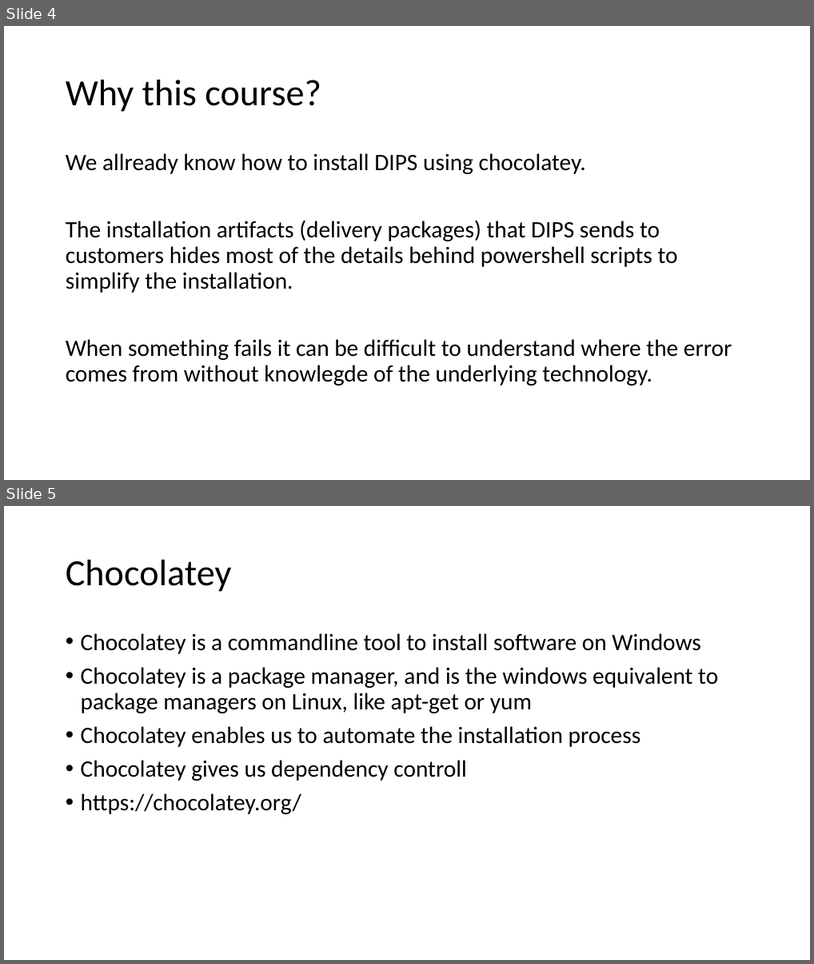
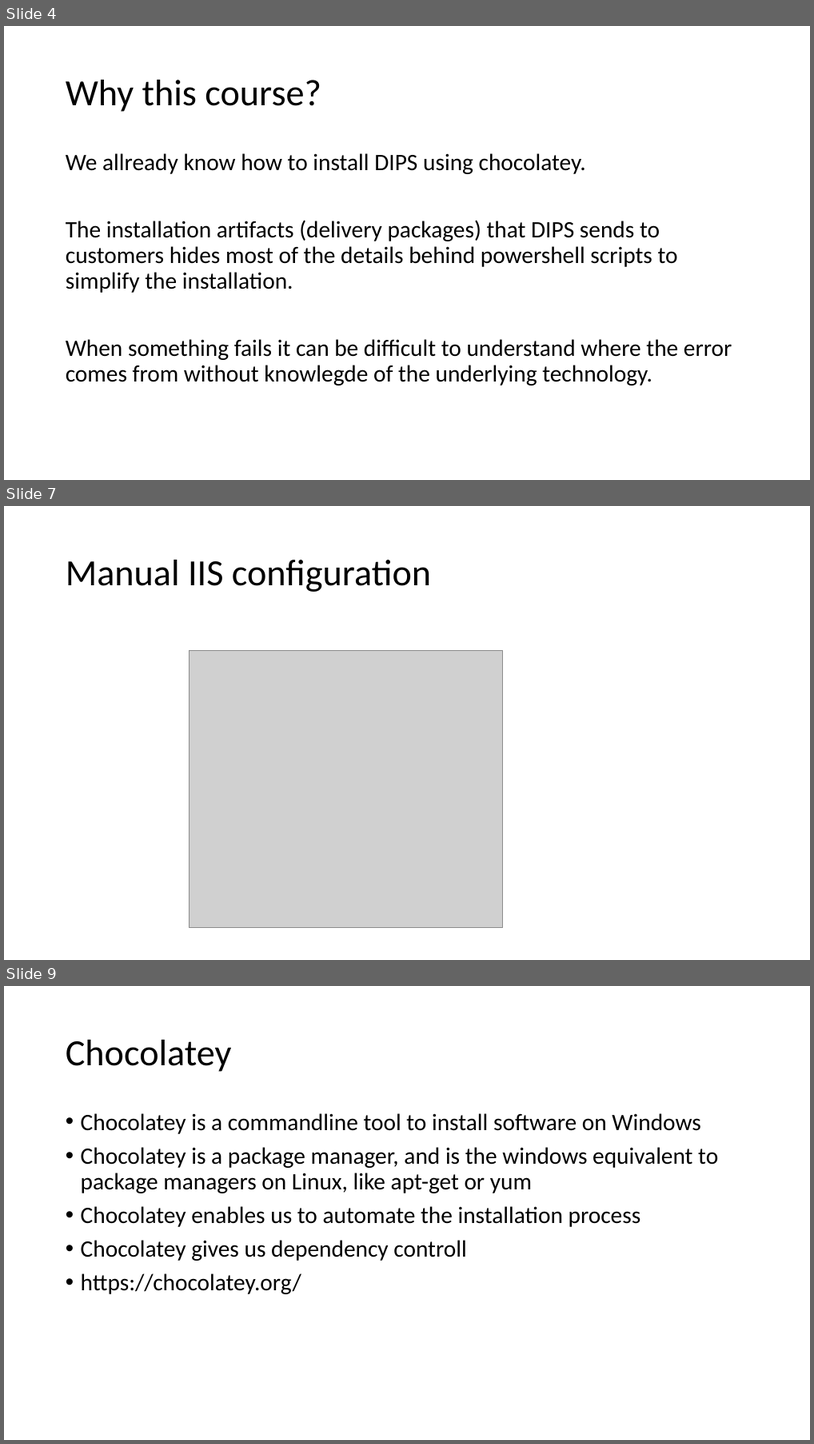
Before and after one commit to DIPSAS/InstallationTech, a slide deck: docs/InstallationCourse.pptx. Shown one above the other, each under a label of ours: slides 4 and 5 before the commit, slides 4, 7 and 9 after it; the slides between them are not shown. The pictures are 814x964 and 814x1444 pixels, drawn with LibreOffice and Linux fonts; fonts in the diff are those of the drawing; grey boxes stand for pictures. Boxes give left, top, right and bottom in pixels: in the first picture for what was removed or moved away, otherwise in the second. Text is boxed around its words. In the diff, an @@ line names an element or a change of style, - is before the commit and + after.

```diff
--- a/docs/InstallationCourse.pptx
+++ b/docs/InstallationCourse.pptx
@@ slide 7 added at [4, 506, 810, 960], background #FFFFFF @@
@@ title added at [66, 560, 431, 592], 44 pt, text #000000 @@
+Manual IIS configuration
@@ picture added at [189, 651, 503, 928] @@
@@ what was slide 5 is now slide 9 @@
```
Also in this commit, not shown: 3 other slides added.
